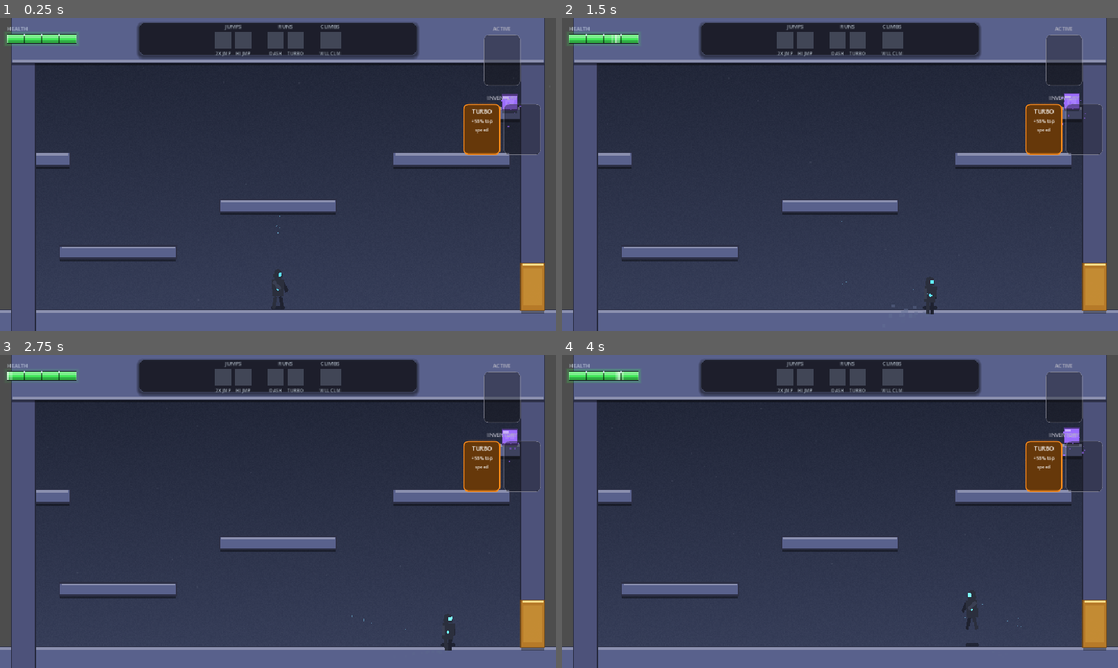
Above: before the commit, frames 1-4 (two rows, left to right).
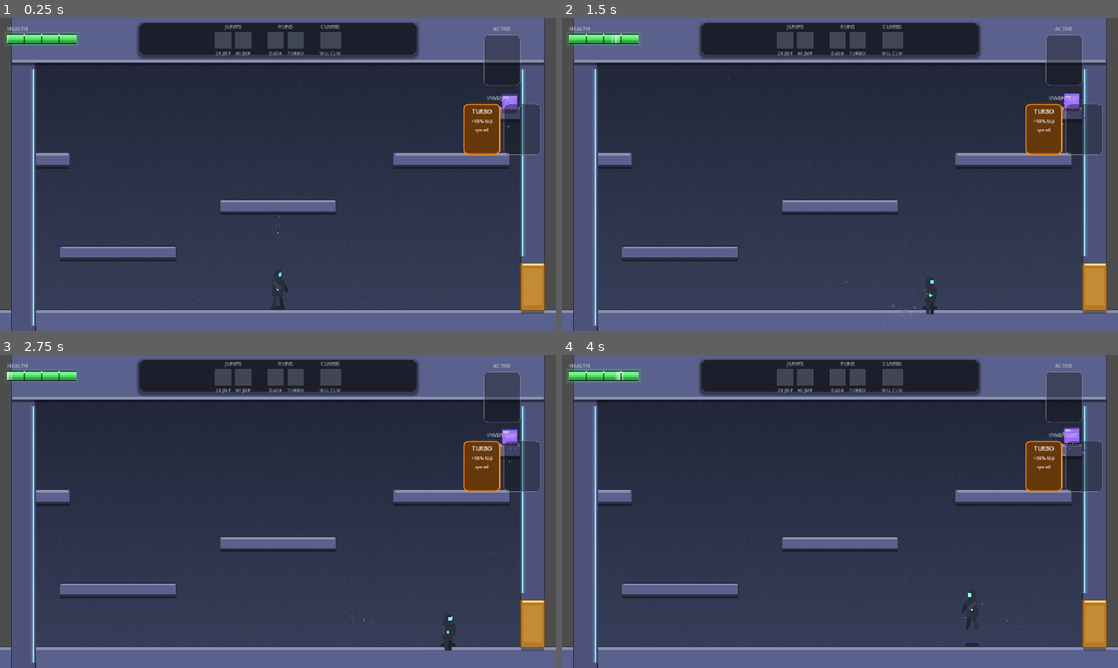
Above: after the commit, the same moments.

Repository: andy-augustine/godot-helloworld
Game: Godot game, scene res://World.tscn
Same seed, same stepped clock (60 frames per second), same inputs: the game is played once before the commit and once after it.
Inputs (mouse positions are in pixels of both pictures, inside the frame that each line leads up to):
- Up to frame 1 (0.25 s): no input
- Up to frame 2 (1.5 s): tap Enter (ui_accept) at 0.5 s; move the mouse to (962, 158) at 0.52 s; hold D (move_right) 0.53-1.25 s; tap Shift (dash) at 0.6 s; click (962, 158) at 0.67 s; tap Space (jump) at 0.77 s; drag from (728, 190) to (1073, 99) at 1.27 s
- Up to frame 3 (2.75 s): move the mouse to (333, 442) at 2.02 s; hold D (move_right) from 2.03 s (still down); tap Shift (dash) at 2.1 s
- Up to frame 4 (4 s): release D (move_right) at 2.75 s; drag from (812, 574) to (1095, 624) at 2.77 s; move the mouse to (1006, 558) at 3.52 s; hold A (move_left) from 3.53 s (still down); tap Shift (dash) at 3.6 s; tap Space (jump) at 3.77 s

The runs differ from the first frame. In frame 1, 1.3% of the frame differs, in the area x 5-95%, y 16-99%; in frame 2, 1.3%; in frame 3, 1.3%; in frame 4, 1.3%.

Commit message:
P4c (visually-distinct-rooms): StartingRoom cyan strip-lights
The "Vestibule" doesn't get a hazard (it's the safe baseline cradle), but
it gets the visual signature: cyan vertical strip-lights on the inner
faces of both walls. Reads as "abandoned but still powered" facility,
matching the "Hollow Threshold" theme.

Each wall gets a 3px-wide bright cyan strip plus a wider, dimmer halo
behind it (procedural-static styling, no animation). Color matches the
player's ChestLight + Visor cyan, tying the room palette to the player
visually.

Co-Authored-By: Claude Opus 4.7 (1M context) <noreply@anthropic.com>

Diff:
--- a/rooms/StartingRoom.tscn
+++ b/rooms/StartingRoom.tscn
@@ -323,6 +323,20 @@
 offset_bottom = -232.0
 color = Color(0.51, 0.524, 0.636, 1)
 
+[node name="StripLightHalo" type="ColorRect" parent="WallLeft/Visual"]
+offset_left = 13.0
+offset_top = -222.0
+offset_right = 22.0
+offset_bottom = 222.0
+color = Color(0.55, 0.88, 1, 0.18)
+
+[node name="StripLight" type="ColorRect" parent="WallLeft/Visual"]
+offset_left = 16.0
+offset_top = -220.0
+offset_right = 19.0
+offset_bottom = 220.0
+color = Color(0.6, 0.92, 1, 0.92)
+
 [node name="WallRight" type="StaticBody2D" parent="."]
 position = Vector2(1016, 374)
 
@@ -359,6 +373,20 @@
 offset_bottom = -172.0
 color = Color(0.51, 0.524, 0.636, 1)
 
+[node name="StripLightHalo" type="ColorRect" parent="WallRight/Visual"]
+offset_left = -22.0
+offset_top = -162.0
+offset_right = -13.0
+offset_bottom = 162.0
+color = Color(0.55, 0.88, 1, 0.18)
+
+[node name="StripLight" type="ColorRect" parent="WallRight/Visual"]
+offset_left = -19.0
+offset_top = -160.0
+offset_right = -16.0
+offset_bottom = 160.0
+color = Color(0.6, 0.92, 1, 0.92)
+
 [node name="Ceiling" type="StaticBody2D" parent="."]
 position = Vector2(576, 180)
 
